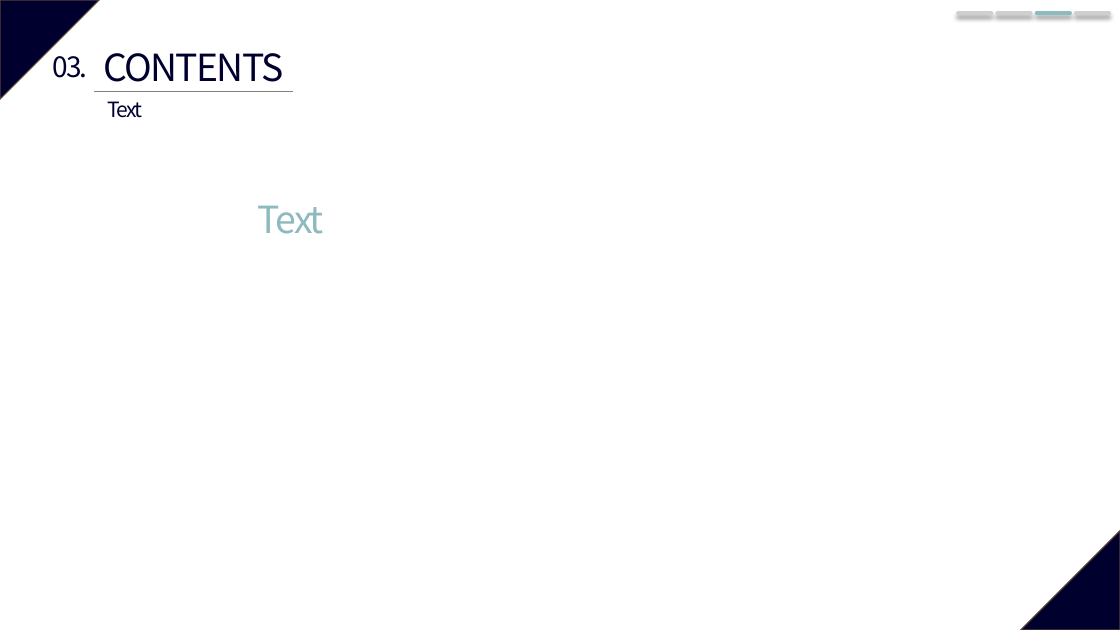
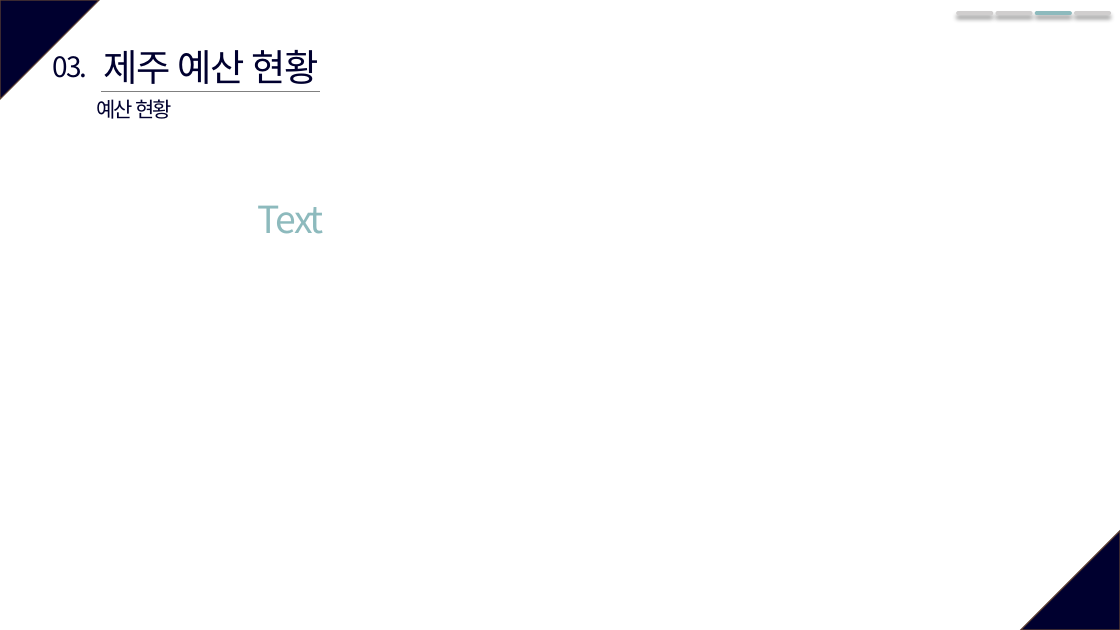
Before and after one commit to so-jeong0127/6-project, a slide deck: slide 11 of 6조_외부환경영향.pptx (slide 8 before the commit). Drawn at 1120x630 pixels with LibreOffice and Linux fonts; fonts in the diff are those of the drawing. Boxes give left, top, right and bottom in pixels: in the first picture for what was removed or moved away, otherwise in the second. Text is boxed around its words. In the diff, an @@ line names an element or a change of style, - is before the commit and + after.

```diff
--- a/6조_외부환경영향.pptx
+++ b/6조_외부환경영향.pptx
@@ text at <box>104,50,319,84</box>: text changed @@
-CONTENTS
+제주 예산 현황
@@ text at <box>96,99,172,119</box>: text changed @@
-Text
+예산 현황
@@ line moved from (94, 91) - (292, 91) to (102, 91) - (320, 91) @@
```
Also in this commit, not shown: 8 other slides changed, 4 slides added.
